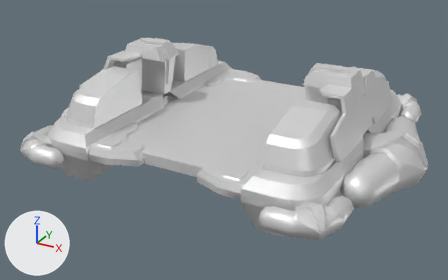
Two versions of the glTF model glb/legfhp.glb, one commit apart.
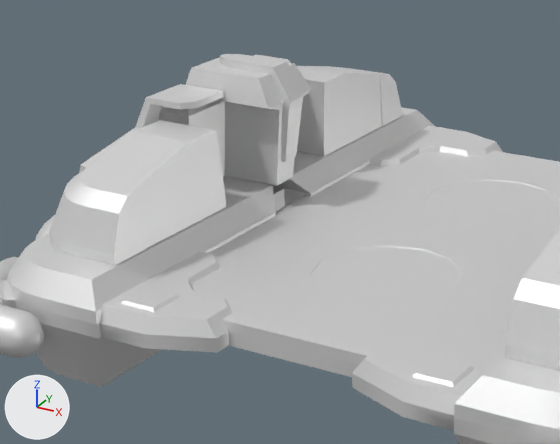
The first picture shows the older version from a 50 mm lens placed at (91.7, -174.7, 80.1), pointed at (-1.0, -6.3, -4.1). The close-ups show the older and then the newer version on the part from 10% to 64% of the width and 5% to 73% of the height of that picture. Only the edits that show in the close-ups are written down. Lighting does not change. The marker at lower left points along +X, +Y and +Z. Where no turn or scale is listed for an object, it has been applied to the vertices.

Names of what the first close-up shows: 'base', 'cov2_big', 'cov2_small', 'cov3_big', 'cov3_small', 'cov4_big', 'cov4_small', 'cover_big1', 'cover_big2', 'cover_small1', 'cover_small2'.
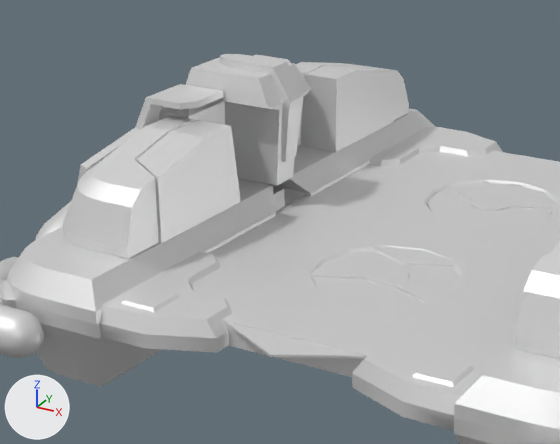
Boxes [x1, y1, x2, y2] around the edits, measured in the close-ups (560 x 444 px):
'cov4_big', moved
    before: [49, 120, 183, 265]
    after: [63, 116, 195, 259]
'cov4_small', moved
    before: [121, 124, 226, 248]
    after: [137, 120, 240, 243]
'cov2_small', moved
    before: [297, 69, 382, 156]
    after: [301, 66, 393, 152]
'cov3_big', moved
    before: [505, 260, 560, 370]
    after: [515, 254, 560, 359]
'cover_big2', moved
    before: [316, 246, 462, 295]
    after: [315, 284, 401, 306]
'cover_small2', moved
    before: [310, 275, 427, 306]
    after: [226, 322, 365, 358]
'cover_big1', moved
    before: [425, 187, 556, 226]
    after: [373, 246, 454, 267]
'cover_small1', moved
    before: [455, 180, 558, 202]
    after: [432, 211, 506, 226]
'cov2_big', moved
    before: [297, 66, 401, 126]
    after: [295, 62, 409, 146]
'cov3_small', moved (mostly hidden afterwards)
    before: [534, 229, 560, 263]
    after: [549, 241, 560, 256]
'fan2', unchanged, uncovered by the edit
    after: [313, 250, 459, 304]
'fan1', unchanged, uncovered by the edit
    after: [428, 183, 553, 225]

The edits, one by one:
Object 'cov2_big' (ob_cov2_big) moves from (-0.634, -2.69, -11.17) to (-0.634, 0.0, -11.17).
Object 'cov2_small' (ob_cov2_small) moves from (-0.6, -2.7, 1.8) to (0.0, 0.0, 1.8).
Object 'cov3_big' (ob_cov3_big) moves from (-0.634, -2.69, -11.17) to (-0.634, 0.0, -11.17).
Object 'cov3_small' (ob_cov3_small) moves from (-0.6, -2.7, 1.8) to (0.0, 0.0, 1.8).
Object 'cov4_big' (ob_cov4_big) moves from (-0.634, -2.69, -11.17) to (-0.634, 0.0, -11.17).
Object 'cov4_small' (ob_cov4_small) moves from (-0.6, -2.7, 1.8) to (0.0, 0.0, 1.8).
Object 'cover_big1' (ob_cover_big1) moves from (0.0, 16.4, 2.2) to (0.0, 0.0, 2.2).
Object 'cover_big2' (ob_cover_big2) moves from (0.0, 16.4, 2.2) to (0.0, 0.0, 2.2).
Object 'cover_small1' (ob_cover_small1) moves from (0.0, 16.4, 2.2) to (0.0, 0.0, 2.2).
Object 'cover_small2' (ob_cover_small2) moves from (0.0, 16.4, 2.2) to (0.0, 0.0, 2.2).
